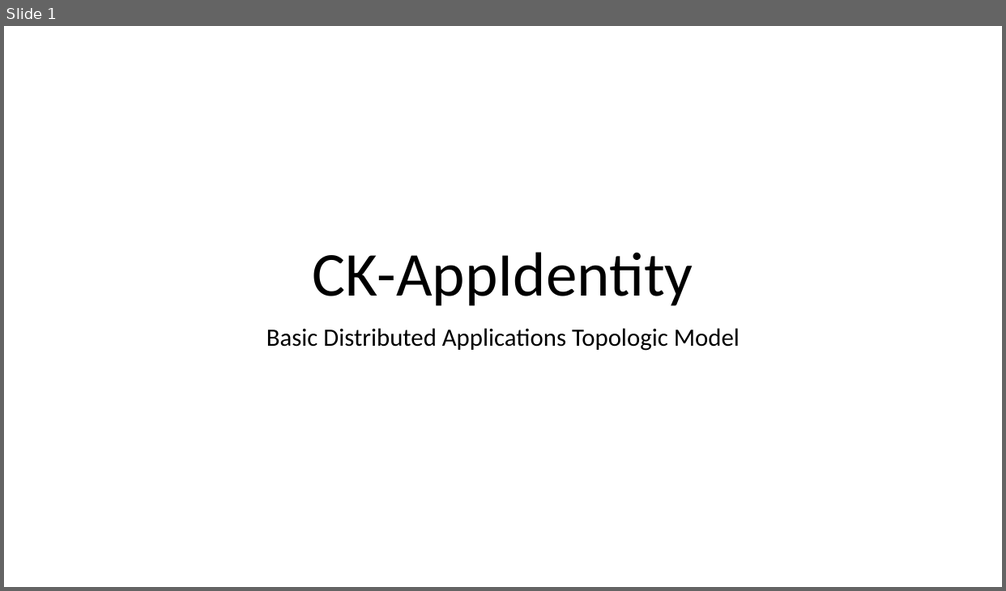
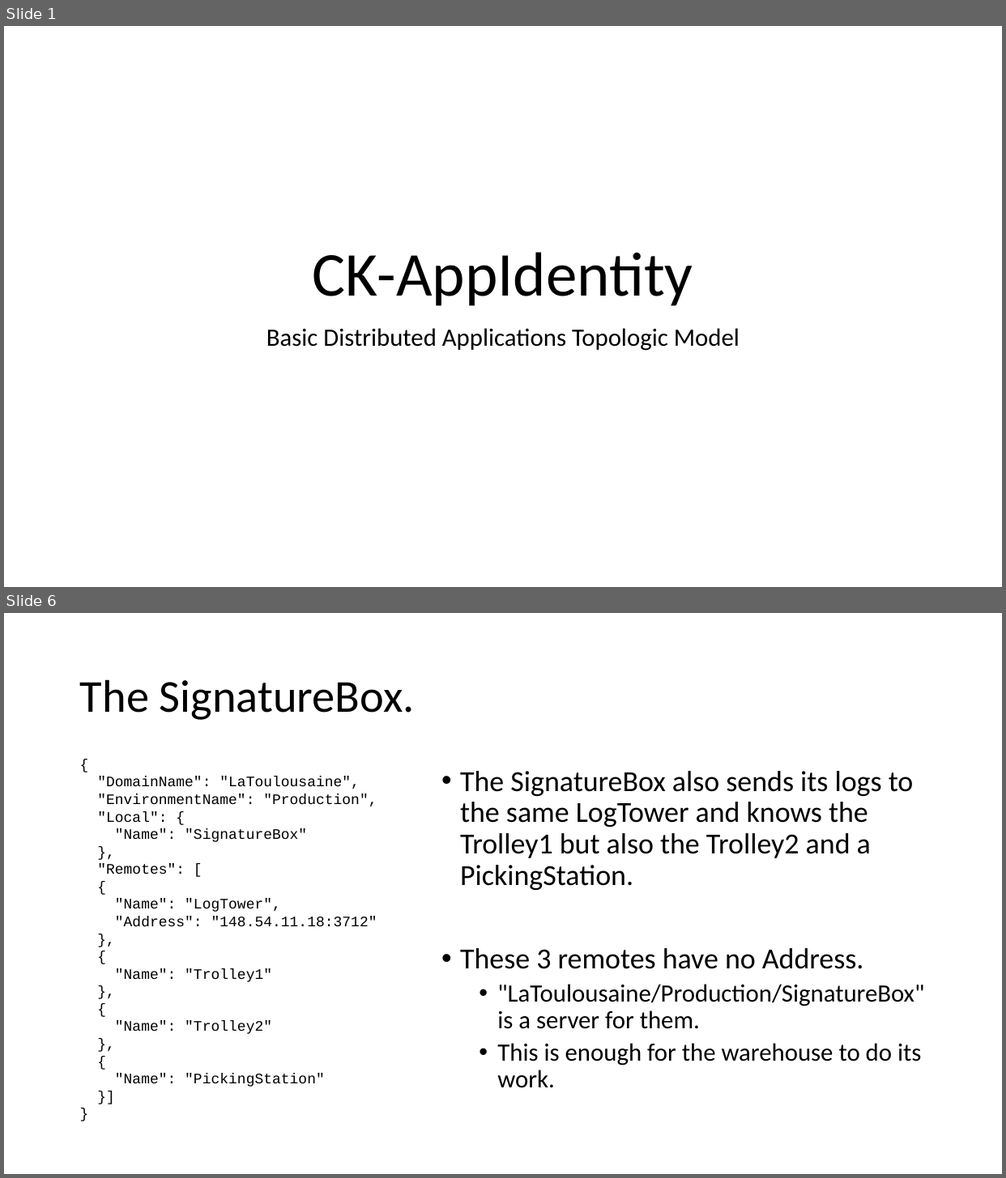
Before and after one commit to signature-opensource/CK-AppIdentity-Transport, a slide deck: Doc/CK-AppIdentity.pptx. Shown one above the other, each under a label of ours: slide 1 before the commit, slides 1 and 6 after it; the slides between them are not shown. The pictures are 1006x591 and 1006x1178 pixels, drawn with LibreOffice and Linux fonts; fonts in the diff are those of the drawing. Boxes give left, top, right and bottom in pixels: in the first picture for what was removed or moved away, otherwise in the second. Text is boxed around its words. In the diff, an @@ line names an element or a change of style, - is before the commit and + after.

```diff
--- a/Doc/CK-AppIdentity.pptx
+++ b/Doc/CK-AppIdentity.pptx
@@ slide 6 added at (4, 613, 1002, 1174), background #FFFFFF @@
@@ title added at (80, 679, 415, 720), 44 pt, text #000000 @@
+The SignatureBox.
@@ text added at (97, 777, 377, 1087), 14 pt, text #000000 @@
+{
+"DomainName": "LaToulousaine",
+"EnvironmentName": "Production",
+"Local": {
+"Name": "SignatureBox"
+},
+"Remotes": [
+{
+"Name": "LogTower",
+"Address": "148.54.11.18:3712"
+},
+{
+"Name": "Trolley1"
+},
+{
+"Name": "Trolley2"
+},
+{
+"Name": "PickingStation"
+}]
+}
@@ text added at (460, 771, 924, 1088), 28 pt, text #000000 @@
+• The SignatureBox also sends its logs to the same LogTower and knows the Trolley1 but also the Trolley2 and a PickingStation.
+• These 3 remotes have no Address.
+  • "LaToulousaine/Production/SignatureBox" is a server for them.
+  • This is enough for the warehouse to do its work.
```
Also in this commit, not shown: 3 slides changed, 13 other slides added, 1 slide removed, 22 other files.
